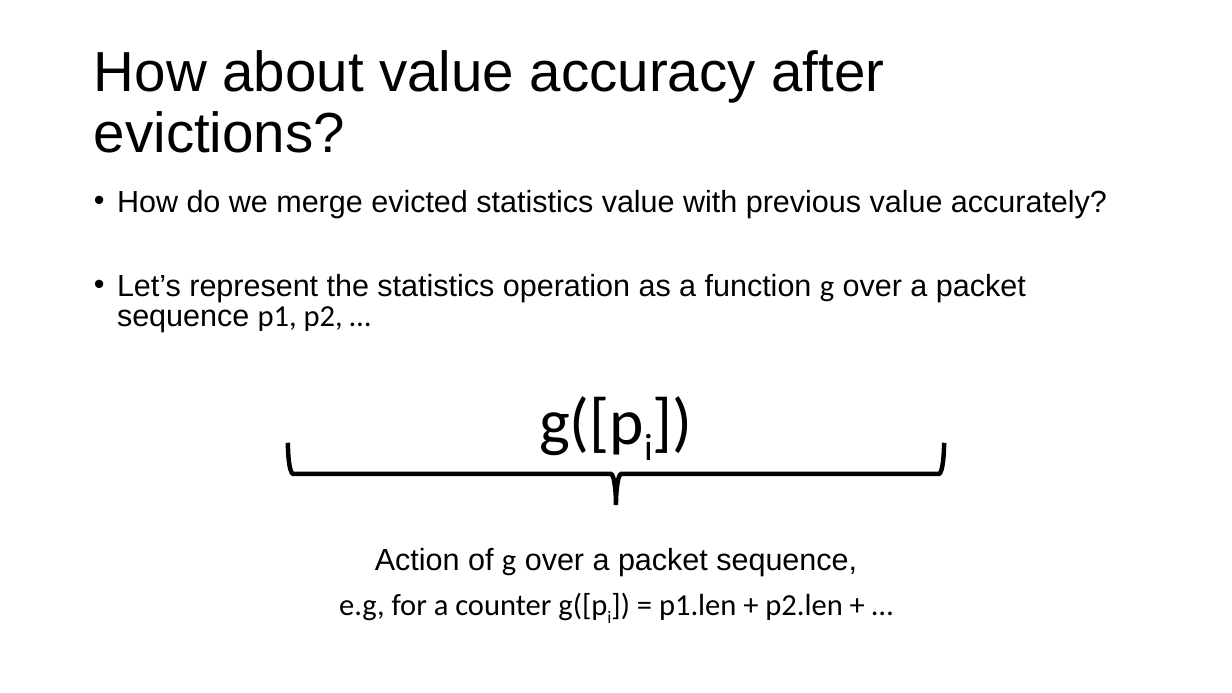
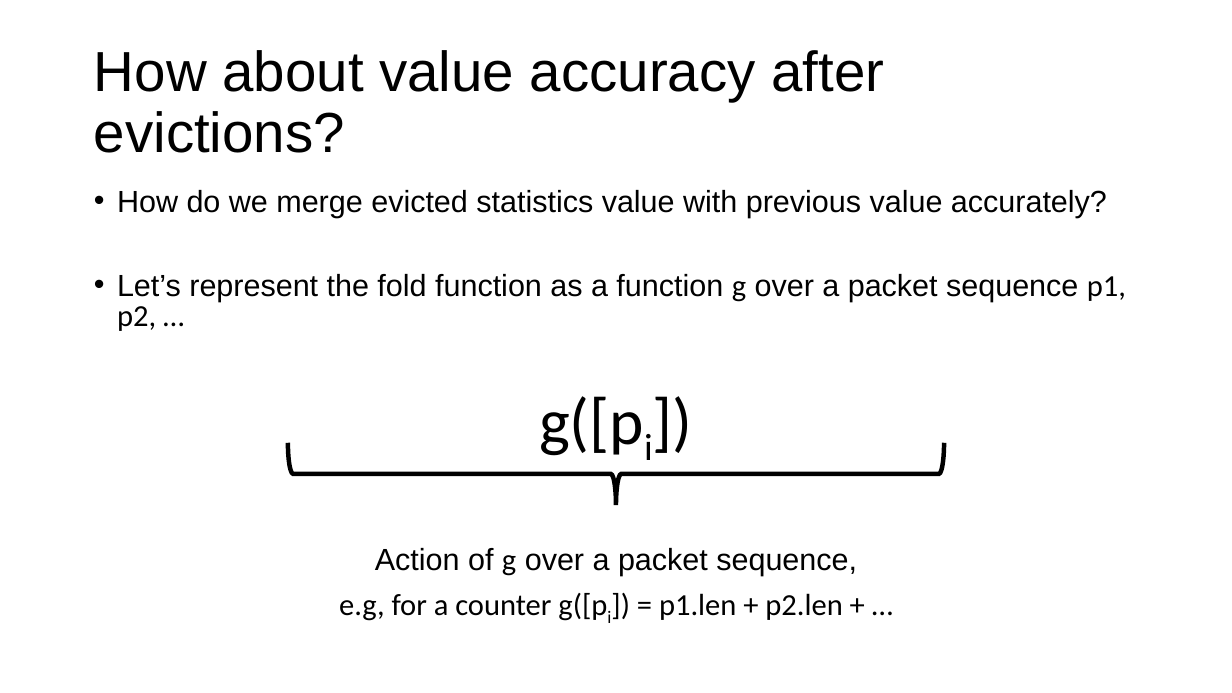
Before and after one commit to anirudhSK/pifo-domino-marple-ppts, a slide deck: slide 31 of marple_itx18.pptx (slide 32 before the commit). Drawn at 1232x693 pixels with LibreOffice and Linux fonts; fonts in the diff are those of the drawing. Boxes give left, top, right and bottom in pixels: in the first picture for what was removed or moved away, otherwise in the second. Text is boxed around its words. In the diff, an @@ line names an element or a change of style, - is before the commit and + after.

```diff
--- a/marple_itx18.pptx
+++ b/marple_itx18.pptx
@@ text at [117, 274, 1126, 331]: text changed @@
-• Let’s represent the statistics operation as a function g over a packet sequence p1, p2, …
+• Let’s represent the fold function as a function g over a packet sequence p1, p2, …
```
Also in this commit, not shown: 6 other slides changed, 1 slide removed.
